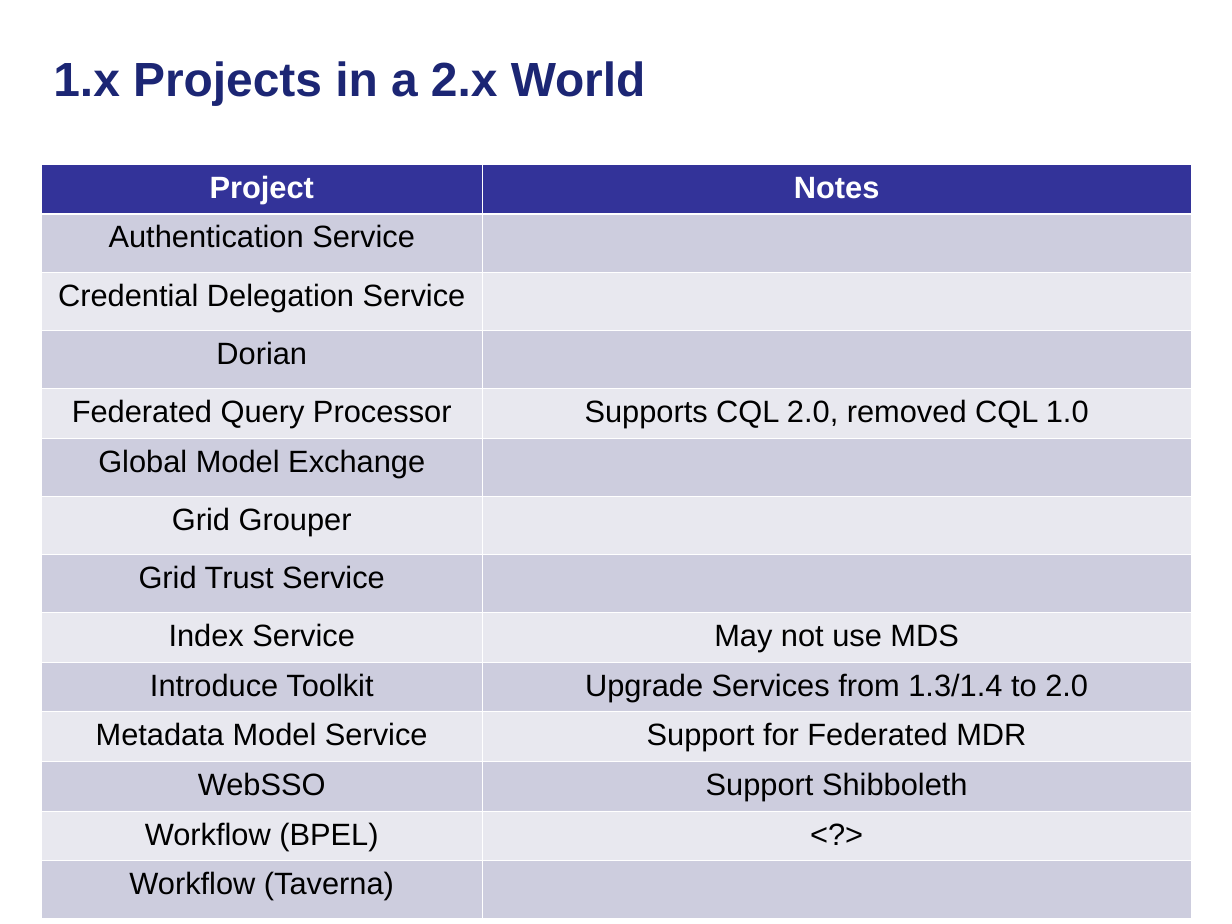
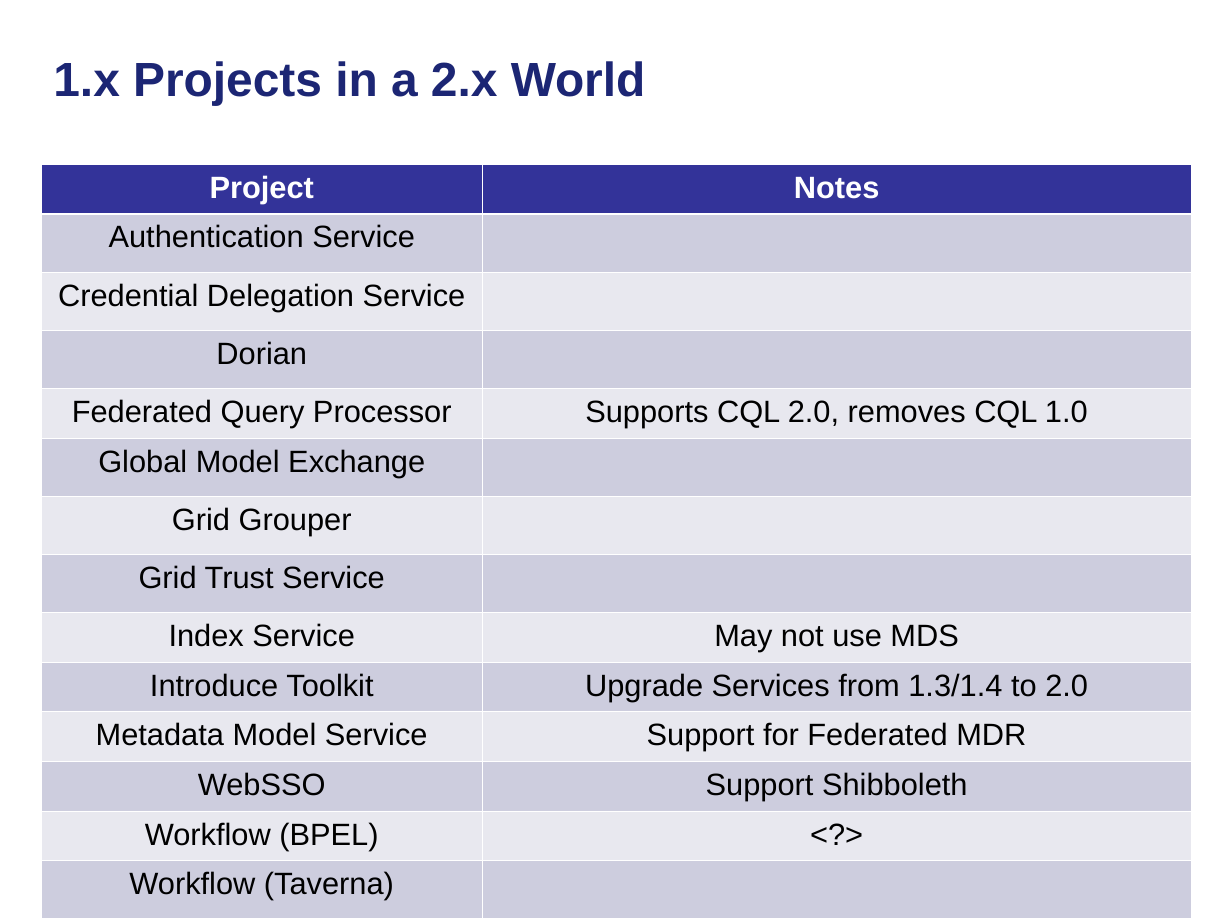
Before and after one commit to NCIP/cagrid-docs, a slide deck: slide 13 of general/presentations/200910_VCDE_ARCH/20091022_Arch_VCDE_caGrid_Future.ppt (slide 10 before the commit). Drawn at 1232x924 pixels with LibreOffice and Linux fonts; fonts in the diff are those of the drawing; background and template pictures are left out. Boxes give left, top, right and bottom in pixels: in the first picture for what was removed or moved away, otherwise in the second. Text is boxed around its words. In the diff, an @@ line names an element or a change of style, - is before the commit and + after.

```diff
--- a/general/presentations/200910_VCDE_ARCH/20091022_Arch_VCDE_caGrid_Future.ppt
+++ b/general/presentations/200910_VCDE_ARCH/20091022_Arch_VCDE_caGrid_Future.ppt
@@ table at bbox=[41, 164, 1190, 904] @@
-row 5, column 2: Supports CQL 2.0, removed CQL 1.0
+row 5, column 2: Supports CQL 2.0, removes CQL 1.0
```
Also in this commit, not shown: 8 other slides changed, 4 slides added, 1 slide removed.
